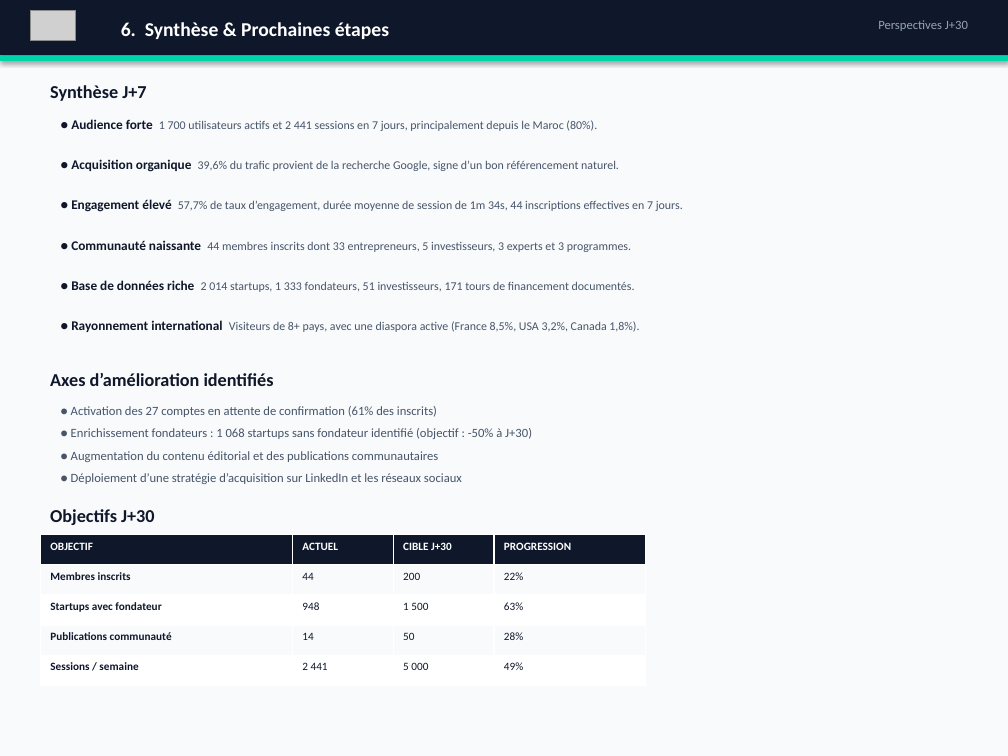
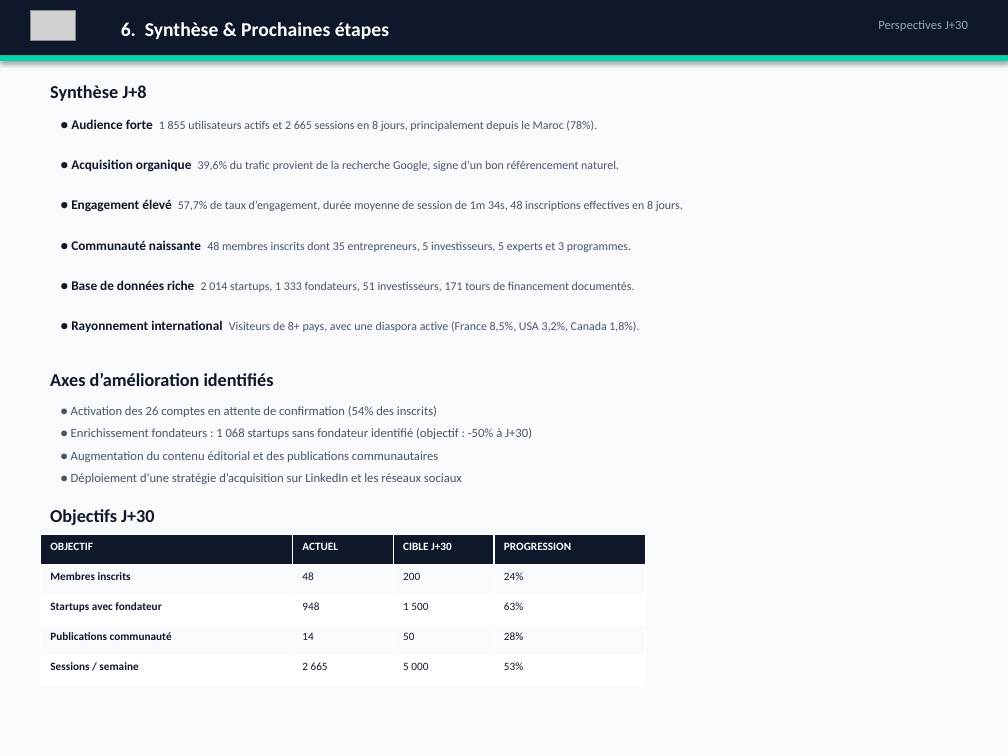
Before and after one commit to aamirta/the-pulse-platform-demo, a slide deck: slide 7 of Rapport_J7_ThePulse_Partenaires.pptx. Drawn at 1008x756 pixels with LibreOffice and Linux fonts; fonts in the diff are those of the drawing; grey boxes stand for pictures. Boxes give left, top, right and bottom in pixels: in the first picture for what was removed or moved away, otherwise in the second. Text is boxed around its words. In the diff, an @@ line names an element or a change of style, - is before the commit and + after.

```diff
--- a/Rapport_J7_ThePulse_Partenaires.pptx
+++ b/Rapport_J7_ThePulse_Partenaires.pptx
@@ text at [50,85,146,101]: text changed @@
-Synthèse J+7
+Synthèse J+8
@@ text at [71,119,597,131]: text changed @@
-● Audience forte 1 700 utilisateurs actifs et 2 441 sessions en 7 jours, principalement depuis le Maroc (80%).
+● Audience forte 1 855 utilisateurs actifs et 2 665 sessions en 8 jours, principalement depuis le Maroc (78%).
@@ text at [71,199,683,212]: text changed @@
-● Engagement élevé 57,7% de taux d’engagement, durée moyenne de session de 1m 34s, 44 inscriptions effectives en 7 jours.
+● Engagement élevé 57,7% de taux d’engagement, durée moyenne de session de 1m 34s, 48 inscriptions effectives en 8 jours.
@@ text at [71,240,631,252]: text changed @@
-● Communauté naissante 44 membres inscrits dont 33 entrepreneurs, 5 investisseurs, 3 experts et 3 programmes.
+● Communauté naissante 48 membres inscrits dont 35 entrepreneurs, 5 investisseurs, 5 experts et 3 programmes.
@@ text at [71,406,437,417]: text changed @@
-● Activation des 27 comptes en attente de confirmation (61% des inscrits)
+● Activation des 26 comptes en attente de confirmation (54% des inscrits)
@@ table at [40,534,645,685] @@
-row 2, column 2: 44
+row 2, column 2: 48
-row 2, column 4: 22%
+row 2, column 4: 24%
-row 5, column 2: 2 441
+row 5, column 2: 2 665
-row 5, column 4: 49%
+row 5, column 4: 53%
```
Also in this commit, not shown: 7 other slides changed, 3 other files.
